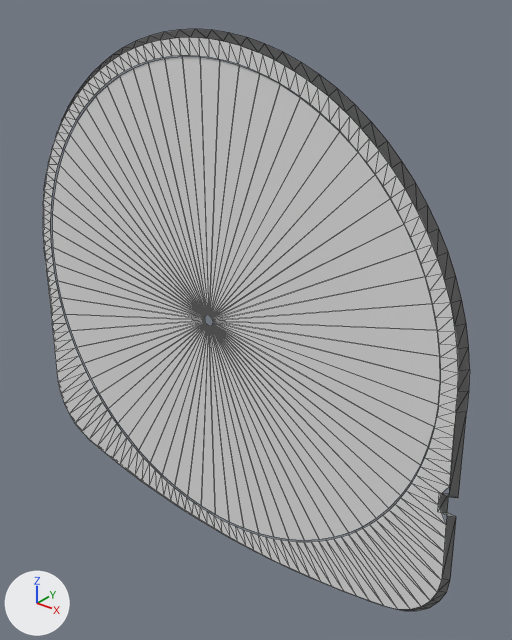
A saved change to the OBJ model fork/floating-media/DATA/float_psp_refl1.obj.
Camera for both pictures: a 50 mm camera at (1.53, -1.71, 1.09) aimed at (0.12, 0.05, 0.0). The lights are fixed; the arrows at lower left show +X, +Y and +Z. The older version comes first. Mesh edges are drawn as thin lines. Where no turn or scale is listed for an object, it has been applied to the vertices.

Names of what the first picture shows: 'float_psp_refl1'.
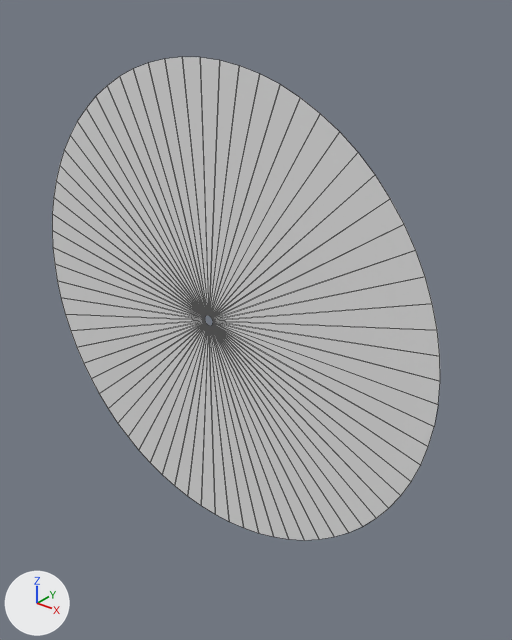
Changed parts and their boxes (x1, y1, x2, y2) in the pictures (512 x 640 px):
'float_psp_refl1', reshaped (9% narrower, 17% shorter)
    before: (43, 29, 470, 611)
    after: (52, 57, 440, 540)
part 1 of me_float_psp_refl1, deleted
    before: (43, 29, 470, 611)

The change, as a diff of the scene's bpy script:
```diff
--- a/fork/floating-media/DATA/float_psp_refl1.obj.py
+++ b/fork/floating-media/DATA/float_psp_refl1.obj.py
@@ me_float_psp_refl1 @@
 # used by ob_float_psp_refl1; location = (0.0, 0.0, 0.0)
-me_float_psp_refl1.from_pydata(...)  # 579 vertices, 590 faces; spans x -0.98..0.98, y -0.07..-0.05, z -0.96..0.94
+me_float_psp_refl1.from_pydata(...)  # 144 vertices, 144 faces; spans x -0.87..0.87, y -0.06, z -0.87..0.87
+# me_float_psp_refl1 part 1: the loose piece of 435 vertices spanning x -0.98..0.98, y -0.07..-0.05, z -0.96..0.94 is deleted
```
